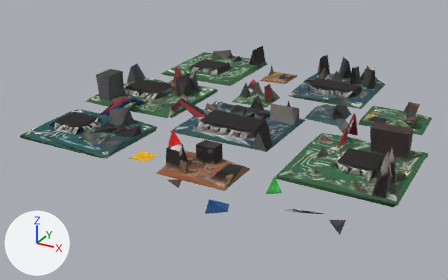
One commit to the glTF model export/part_electronic_platy_idle.glb: the scene before it, then after it.
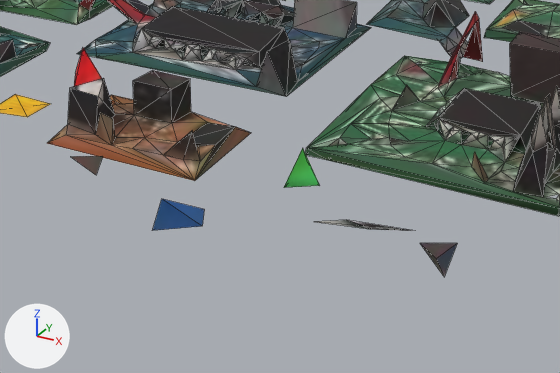
There are two pictures of each version: one whole from a 50 mm lens placed at (0.0704, -0.1422, 0.0649), pointed at (-0.0043, -0.0063, -0.0031), one close up on the part from 30% to 88% of the width and 38% to 100% of the height. Every picture has the same lights, and +X, +Y and +Z are marked at lower left. The last two pictures show the newer version. The close-ups show mesh edges as thin lines. Vertices at exactly the same position are counted once.

Names of what the first close-up shows: 'tripo_node_7c6c09df-353c-4c50-9205-0d297c12bf23'.
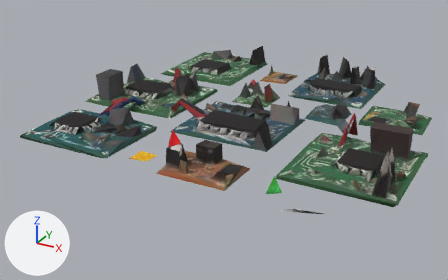
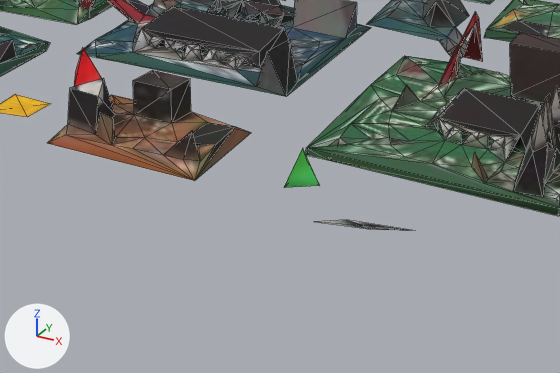
The edits, one by one:
me_tripo_mesh_7c6c09df_353c_4c50_9205_0d297c12bf23 is used by ob_tripo_node_7c6c09df_353c_4c50_9205_0d297c12bf23; location (0.0, 0.0, 0.0).
me_tripo_mesh_7c6c09df_353c_4c50_9205_0d297c12bf23 had 1184 vertices, 2938 faces and spanned x -0.0484..0.0483, y -0.0491..0.05, z 0.0002..0.0112.
me_tripo_mesh_7c6c09df_353c_4c50_9205_0d297c12bf23 now has 1173 vertices, 2929 faces and spans x -0.0484..0.0483, y -0.0412..0.05, z 0.0002..0.0112.
me_tripo_mesh_7c6c09df_353c_4c50_9205_0d297c12bf23 part 1: the loose piece of 4 vertices spanning x 0.0148..0.0198, y -0.0491..-0.046, z 0.0012..0.0045 is deleted.
me_tripo_mesh_7c6c09df_353c_4c50_9205_0d297c12bf23 part 2: the loose piece of 4 vertices spanning x 0.038..0.0416, y -0.0451..-0.0404, z 0.0021..0.0031 is deleted.
me_tripo_mesh_7c6c09df_353c_4c50_9205_0d297c12bf23 part 3: the loose piece of 3 vertices spanning x 0.0009..0.0044, y -0.0425..-0.0412, z 0.0012..0.0028 is deleted.

Where the change shows, as pixel boxes (x1, y1, x2, y2) in the close-ups (560 x 373 px):
'tripo_node_7c6c09df-353c-4c50-9205-0d297c12bf23', reshaped: before (0, 0, 560, 276); after (0, 0, 560, 231)
part 1 of me_tripo_mesh_7c6c09df_353c_4c50_9205_0d297c12bf23, deleted (blue): before (152, 199, 204, 231)
part 2 of me_tripo_mesh_7c6c09df_353c_4c50_9205_0d297c12bf23, deleted: before (420, 243, 457, 276)
part 3 of me_tripo_mesh_7c6c09df_353c_4c50_9205_0d297c12bf23, deleted: before (71, 156, 103, 175)
